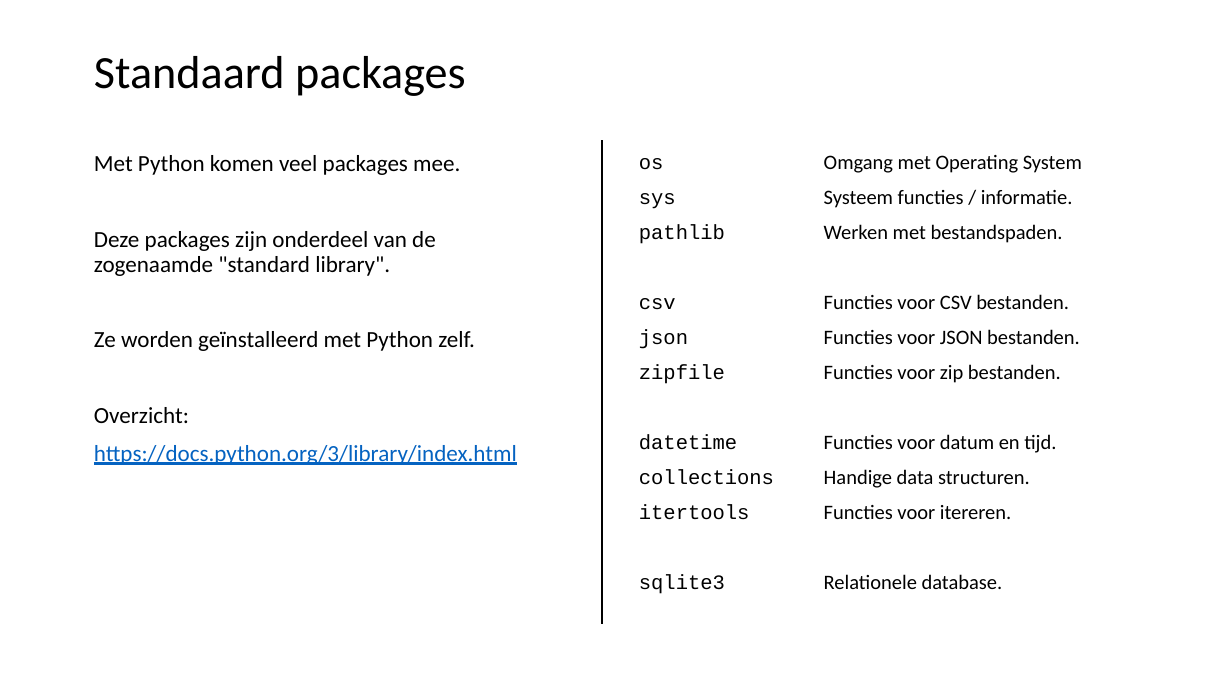
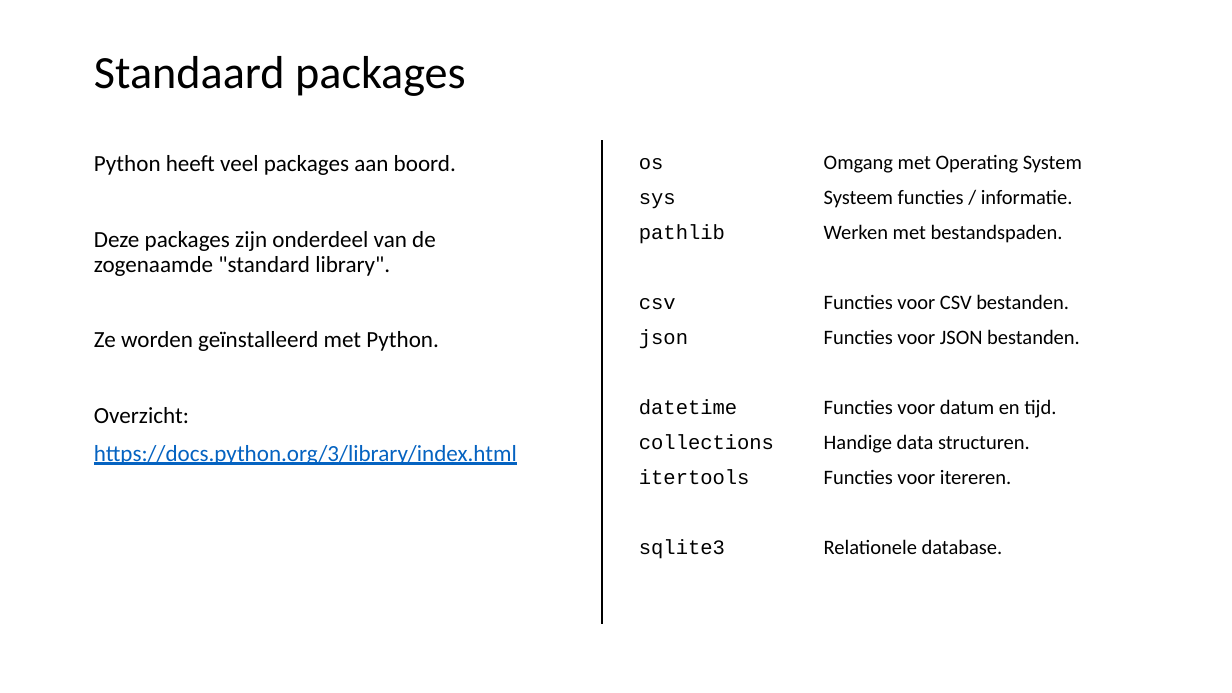
Before and after one commit to LFKoning/knowledge-sharing, a slide deck: slide 9 of python_course_4p/1_venv_package/1_venv_package.pptx. Drawn at 1232x693 pixels with LibreOffice and Linux fonts; fonts in the diff are those of the drawing. Boxes give left, top, right and bottom in pixels: in the first picture for what was removed or moved away, otherwise in the second. Text is boxed around its words. In the diff, an @@ line names an element or a change of style, - is before the commit and + after.

Commit message:
Updates to Python 4P

```diff
--- a/python_course_4p/1_venv_package/1_venv_package.pptx
+++ b/python_course_4p/1_venv_package/1_venv_package.pptx
@@ text at bbox=[94, 155, 456, 175]: text changed @@
-Met Python komen veel packages mee.
+Python heeft veel packages aan boord.
@@ text at bbox=[94, 331, 439, 351]: text changed @@
-Ze worden geïnstalleerd met Python zelf.
+Ze worden geïnstalleerd met Python.
@@ text at bbox=[639, 364, 1061, 384]: paragraph removed @@
-zipfile Functies voor zip bestanden.
```
Also in this commit, not shown: 25 other slides changed, 1 slide added, 6 other files.
